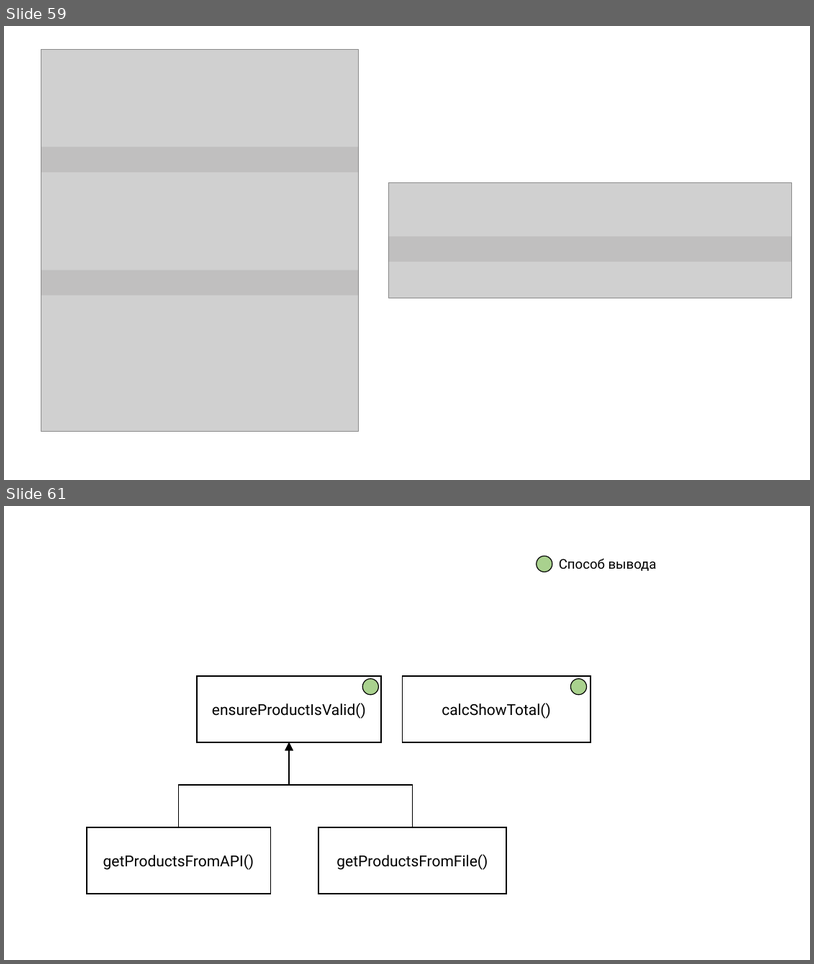
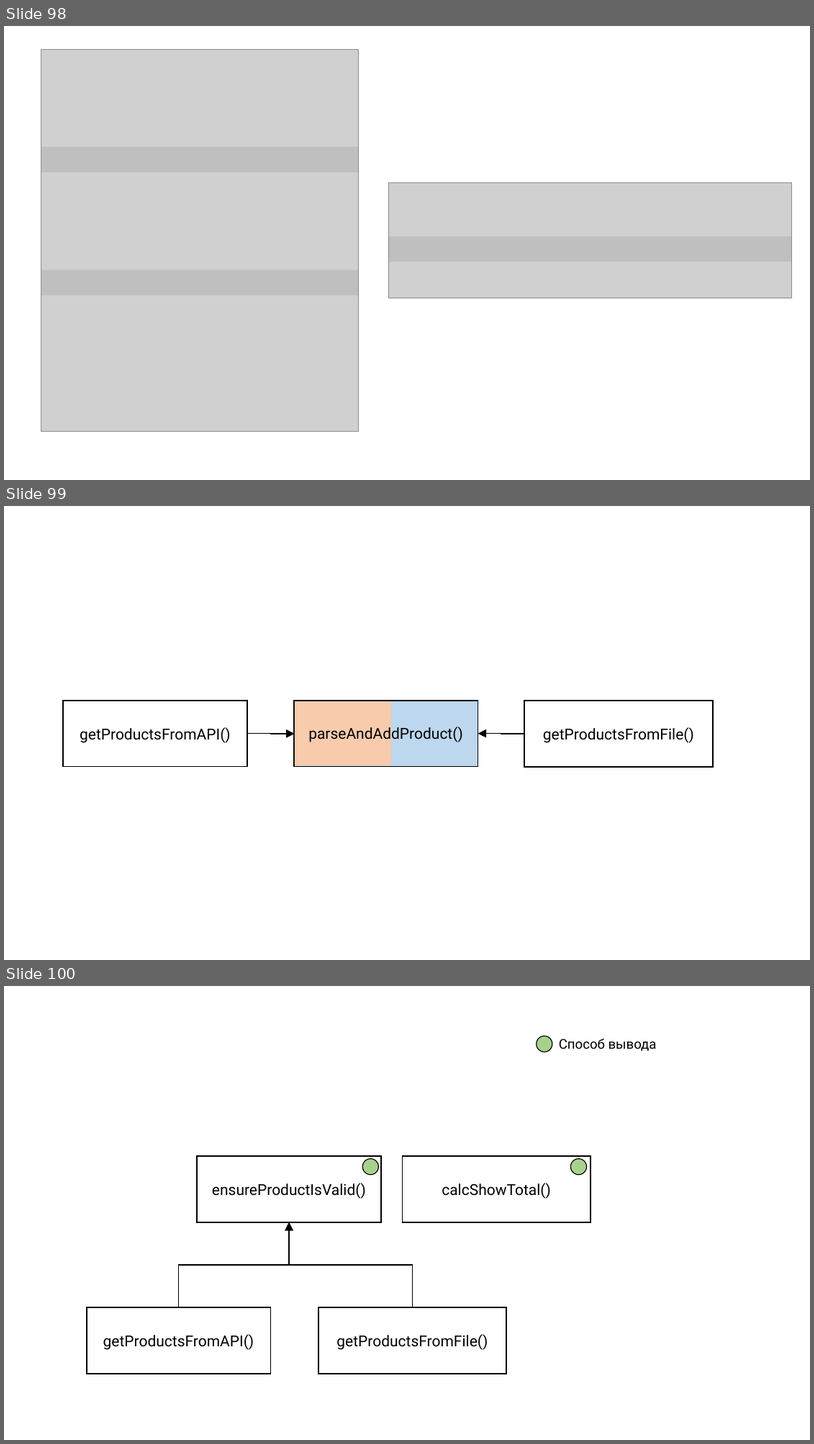
Before and after one commit to rkhaimov/brain-gym, a slide deck: clean/Презентация.pptx. Shown one above the other, each under a label of ours: slides 59 and 61 before the commit, slides 98, 99 and 100 after it; the slides between them are not shown. The pictures are 814x964 and 814x1444 pixels, drawn with LibreOffice and Linux fonts; fonts in the diff are those of the drawing; grey boxes stand for pictures. Boxes give left, top, right and bottom in pixels: in the first picture for what was removed or moved away, otherwise in the second. Text is boxed around its words. In the diff, an @@ line names an element or a change of style, - is before the commit and + after.

```diff
--- a/clean/Презентация.pptx
+++ b/clean/Презентация.pptx
@@ slide 99 added at box(4, 506, 810, 960), background #FFFFFF @@
@@ rectangle added at box(63, 700, 247, 766), fill #FFFFFF, outline #000000 1.5 pt, 18 pt, text #000000 @@
+getProductsFromAPI()
@@ rectangle added at box(293, 700, 478, 766), fill #BDD7EE, outline #000000 1.5 pt @@
@@ rectangle added at box(295, 701, 392, 765), fill #F8CBAD @@
@@ rectangle added at box(525, 700, 713, 766), fill #FFFFFF, outline #000000 1.5 pt, 18 pt, text #000000 @@
+getProductsFromFile()
@@ elbow arrow added from (247, 734) to (295, 734), #000000 1.25 pt @@
@@ text added at box(309, 725, 463, 744), 18 pt, text #000000 @@
+parseAndAddProduct()
@@ elbow arrow added from (525, 734) to (478, 734), #000000 1.25 pt @@
@@ what was slide 59 is now slide 98 @@
@@ what was slide 61 is now slide 100 @@
```
Also in this commit, not shown: 8 slides changed, 48 other slides added, 10 slides removed.
